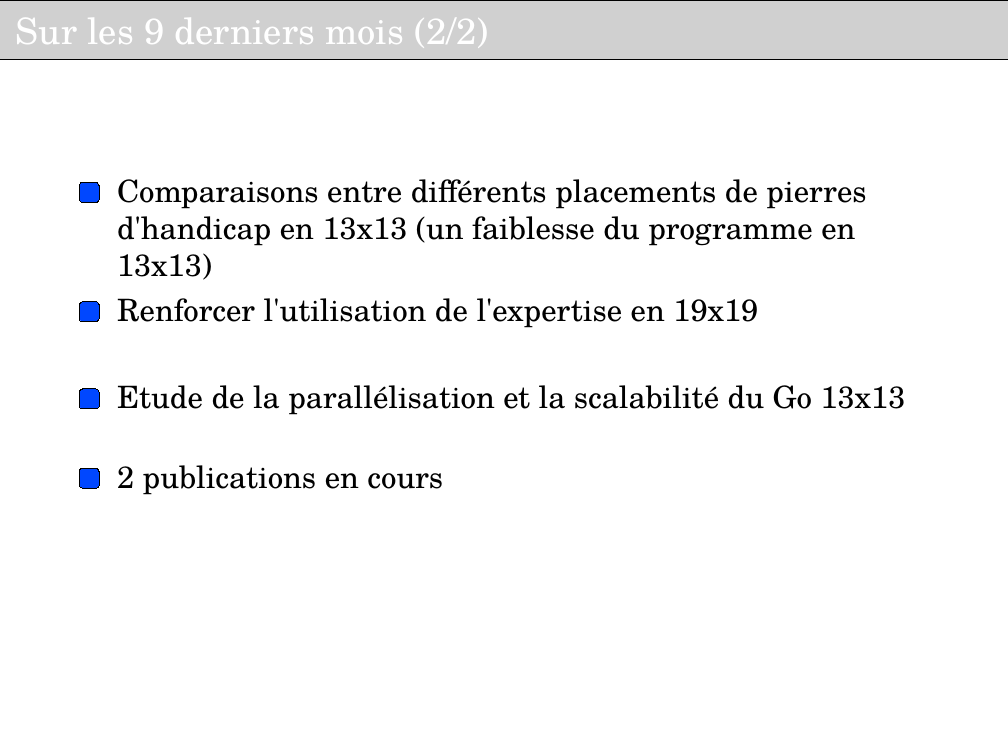
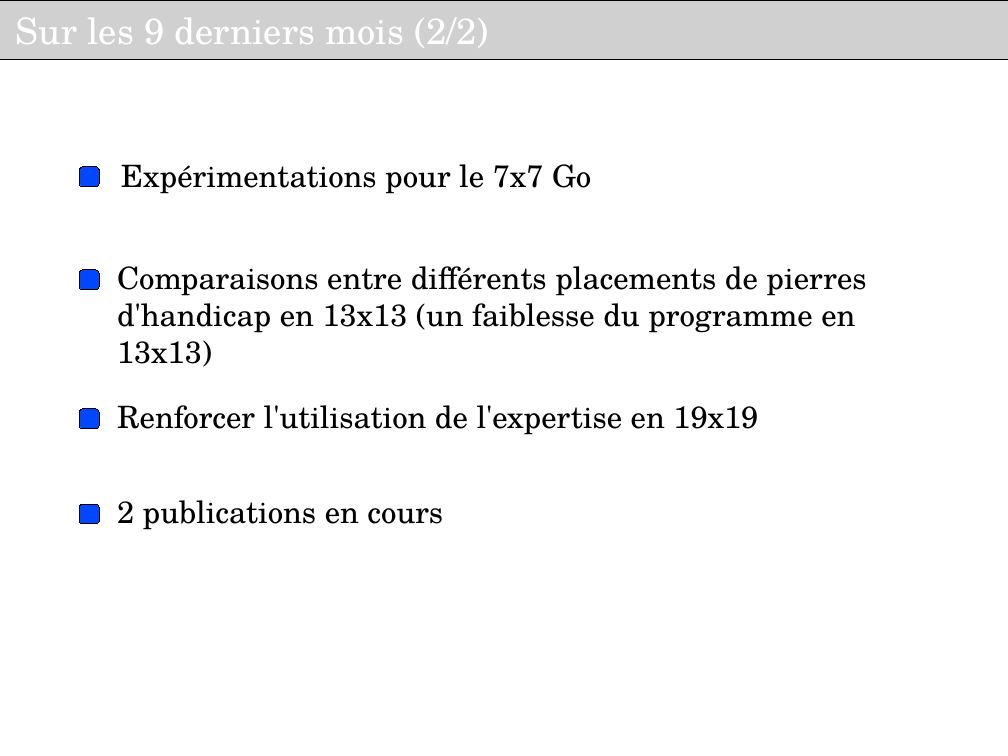
Before and after one commit to haspeleo/Android-Dev, a slide deck: slide 13 of MCTS/Soutenance_INRIA_V2.odp (slide 11 before the commit). Drawn at 1008x756 pixels with LibreOffice and Linux fonts; fonts in the diff are those of the drawing; grey boxes stand for pictures; background and template pictures are left out. Boxes give left, top, right and bottom in pixels: in the first picture for what was removed or moved away, otherwise in the second. Text is boxed around its words. In the diff, an @@ line names an element or a change of style, - is before the commit and + after.

```diff
--- a/MCTS/Soutenance_INRIA_V2.odp
+++ b/MCTS/Soutenance_INRIA_V2.odp
@@ rounded rectangle: place and size @@
-rounded rectangle at bbox=[80, 182, 100, 203]
+rounded rectangle at bbox=[80, 166, 100, 186]
@@ text added at bbox=[121, 164, 591, 194], 22 pt, text #000000 @@
+Expérimentations pour le 7x7 Go
@@ text "Comparaisons entre différents placements de ...": place and size @@
-text "Comparaisons entre différents placements de ..." at bbox=[117, 179, 866, 280]
+text "Comparaisons entre différents placements de ..." at bbox=[117, 266, 866, 367]
@@ rounded rectangle: place and size @@
-rounded rectangle at bbox=[80, 301, 100, 322]
+rounded rectangle at bbox=[80, 270, 100, 290]
@@ text removed at bbox=[117, 385, 906, 415] @@
-Etude de la parallélisation et la scalabilité du Go 13x13
@@ rounded rectangle: place and size @@
-rounded rectangle at bbox=[80, 389, 100, 409]
+rounded rectangle at bbox=[80, 409, 100, 429]
@@ text "Renforcer l'utilisation de l'expertise en ...": place and size @@
-text "Renforcer l'utilisation de l'expertise en ..." at bbox=[117, 298, 758, 328]
+text "Renforcer l'utilisation de l'expertise en ..." at bbox=[117, 405, 758, 435]
@@ rounded rectangle: place and size @@
-rounded rectangle at bbox=[80, 469, 100, 489]
+rounded rectangle at bbox=[80, 504, 100, 524]
@@ text "2 publications en cours": place and size @@
-text "2 publications en cours" at bbox=[117, 465, 443, 495]
+text "2 publications en cours" at bbox=[117, 500, 443, 530]
```
Also in this commit, not shown: 9 other slides changed, 4 slides added, 1 slide removed, 1 other file.
